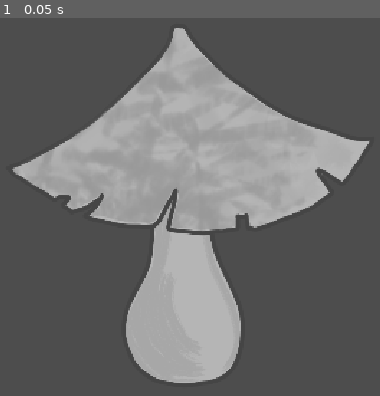
Above: before the commit, frame 1.
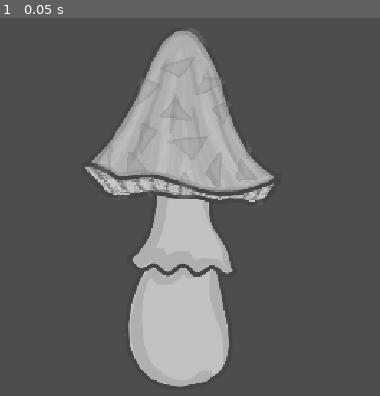
Above: after the commit, the same moment.

Repository: Spinatlasagnyey/KeepCookingAndNobodyExplodes
Game: Godot game, scene res://Components/Pilz/pilz.tscn
Two runs of this game, one before a commit and one after it. Both use one fixed random seed, a clock stepped at 60 frames per second and the inputs below. This scene is started directly instead of the project's main scene.
Inputs:
- Up to frame 1 (0.05 s): no input

The runs differ from the first frame. In frame 1, 20% of the frame differs, in the area x 3-98%, y 2-98%.
Error before the commit: Invalid access to property or key 'texture' on a base object of type 'Nil'. (res://Components/Pilz/mushroom_manager.gd:12)

Commit message:
Caps und masks

Diff:
--- /dev/null
+++ b/Components/Bonfire/bonfire.tscn
@@ -0,0 +1,15 @@
+[gd_scene format=3 uid="uid://yu1xd0ob2x1w"]
+
+[ext_resource type="PackedScene" uid="uid://cp7kutsvoblvk" path="res://Assets/3D-Objects/Bonfire.fbx" id="1_t7ogg"]
+
+[sub_resource type="ParticleProcessMaterial" id="ParticleProcessMaterial_2jq0j"]
+initial_velocity_max = 194.23999
+gravity = Vector3(0, 9.8, 0)
+
+[node name="Bonfire" type="Node3D" unique_id=1058289364]
+
+[node name="Bonfire" parent="." unique_id=970891308 instance=ExtResource("1_t7ogg")]
+
+[node name="GPUParticles3D" type="GPUParticles3D" parent="Bonfire" unique_id=167396214]
+transform = Transform3D(1, 0, 0, 0, 1, 0, 0, 0, 1, 0, 1.2028514, 0)
+process_material = SubResource("ParticleProcessMaterial_2jq0j")
--- /dev/null
+++ b/Components/Cooking/cooking_ui.tscn
@@ -0,0 +1,9 @@
+[gd_scene format=3 uid="uid://d85w6qfcrrc1"]
+
+[node name="CookingUI" type="Control" unique_id=1786990305]
+layout_mode = 3
+anchors_preset = 15
+anchor_right = 1.0
+anchor_bottom = 1.0
+grow_horizontal = 2
+grow_vertical = 2
--- a/Components/Pilz/mushroom_manager.gd
+++ b/Components/Pilz/mushroom_manager.gd
@@ -6,8 +6,12 @@
 @export var overlay: TextureRect
 
 func _ready() -> void:
+	roll_mushroom()
+
+func roll_mushroom():
 	mushroom.set_merkmale(Game.cap_merkmale.pick_random(), Game.stem_merkmale.pick_random(), Game.mask_merkmale.pick_random())
 	cap.texture = mushroom.cap.texture
 	stem.texture = mushroom.stem.texture
 	overlay.texture = mushroom.mask.texture
-	overlay.material.set("shader_paramater/mask_sampler",Vector3(1,1,1));
+	var shader := overlay.material as ShaderMaterial
+	shader.set_shader_parameter("mask_sampler", mushroom.cap.overlay_texture)
--- a/Components/Pilz/pilz.tscn
+++ b/Components/Pilz/pilz.tscn
@@ -3,8 +3,8 @@
 [ext_resource type="Script" uid="uid://cqek1u1ixks30" path="res://Components/Pilz/mushroom_manager.gd" id="1_ce3ud"]
 [ext_resource type="Shader" uid="uid://dwb8fem1hhjg0" path="res://Assets/Pilze/other_cap_mask.gdshader" id="2_51g6a"]
 [ext_resource type="Texture2D" uid="uid://dq471w2a1v013" path="res://Assets/Pilze/03_Stiel.png" id="2_e13tl"]
-[ext_resource type="Texture2D" uid="uid://sxiybaycxwtj" path="res://Assets/Pilze/01_Maske.png" id="3_7ib2n"]
 [ext_resource type="Texture2D" uid="uid://bxi07eukgcn3t" path="res://Assets/Pilze/06_Kappe.png" id="3_e13tl"]
+[ext_resource type="Texture2D" uid="uid://o1hcp7y4t057" path="res://Assets/Pilze/Maske_Dreiecke.png" id="5_e13tl"]
 
 [sub_resource type="ShaderMaterial" id="ShaderMaterial_2jq0j"]
 shader = ExtResource("2_51g6a")
@@ -58,4 +58,4 @@
 anchor_bottom = 1.0
 grow_horizontal = 2
 grow_vertical = 2
-texture = ExtResource("3_7ib2n")
+texture = ExtResource("5_e13tl")
--- /dev/null
+++ b/Logik/Globals/soup_manager.gd
@@ -0,0 +1,3 @@
+extends Node
+
+var soup
--- a/Logik/Pilze/Merkmale/Rescourcen/Cap1.tres
+++ b/Logik/Pilze/Merkmale/Rescourcen/Cap1.tres
@@ -5,6 +5,7 @@
 
 [resource]
 script = ExtResource("1_muu43")
+overlay_texture = ExtResource("2_xq5mv")
 id = 2
 part_name = "Cap1"
 texture = ExtResource("2_xq5mv")
--- a/Logik/Pilze/Merkmale/Rescourcen/Cap2.tres
+++ b/Logik/Pilze/Merkmale/Rescourcen/Cap2.tres
@@ -5,6 +5,7 @@
 
 [resource]
 script = ExtResource("1_28q7l")
+overlay_texture = ExtResource("2_205qg")
 part_name = "Cap2"
 texture = ExtResource("2_205qg")
 metadata/_custom_type_script = "uid://bn764nd3m7133"
--- a/Logik/Pilze/Merkmale/Rescourcen/Cap3.tres
+++ b/Logik/Pilze/Merkmale/Rescourcen/Cap3.tres
@@ -5,6 +5,7 @@
 
 [resource]
 script = ExtResource("1_jouf3")
+overlay_texture = ExtResource("2_204lr")
 part_name = "Cap3"
 texture = ExtResource("2_204lr")
 metadata/_custom_type_script = "uid://bn764nd3m7133"
--- a/Logik/Pilze/Merkmale/Rescourcen/Cap4.tres
+++ b/Logik/Pilze/Merkmale/Rescourcen/Cap4.tres
@@ -5,6 +5,7 @@
 
 [resource]
 script = ExtResource("1_dx308")
+overlay_texture = ExtResource("2_agfts")
 part_name = "Cap4"
 texture = ExtResource("2_agfts")
 metadata/_custom_type_script = "uid://bn764nd3m7133"
--- a/Logik/Pilze/Merkmale/Rescourcen/Cap5.tres
+++ b/Logik/Pilze/Merkmale/Rescourcen/Cap5.tres
@@ -5,6 +5,7 @@
 
 [resource]
 script = ExtResource("1_vu6a4")
+overlay_texture = ExtResource("2_fojd8")
 part_name = "Cap5"
 texture = ExtResource("2_fojd8")
 metadata/_custom_type_script = "uid://bn764nd3m7133"
--- a/Logik/Pilze/Merkmale/Rescourcen/Cap6.tres
+++ b/Logik/Pilze/Merkmale/Rescourcen/Cap6.tres
@@ -5,6 +5,7 @@
 
 [resource]
 script = ExtResource("1_sgaw6")
+overlay_texture = ExtResource("2_ostdo")
 part_name = "Cap6"
 texture = ExtResource("2_ostdo")
 metadata/_custom_type_script = "uid://bn764nd3m7133"
--- a/Logik/Pilze/Merkmale/Rescourcen/Mask1.tres
+++ b/Logik/Pilze/Merkmale/Rescourcen/Mask1.tres
@@ -1,9 +1,10 @@
 [gd_resource type="Resource" script_class="MaskMerkmal" format=3 uid="uid://cxlpjypriii8h"]
 
 [ext_resource type="Script" uid="uid://eiogryy68g2j" path="res://Logik/Pilze/Merkmale/mask_merkmal.gd" id="1_6ae08"]
-[ext_resource type="Texture2D" uid="uid://sxiybaycxwtj" path="res://Assets/Pilze/01_Maske.png" id="2_fukte"]
+[ext_resource type="Texture2D" uid="uid://o1hcp7y4t057" path="res://Assets/Pilze/Maske_Dreiecke.png" id="2_fukte"]
 
 [resource]
 script = ExtResource("1_6ae08")
+part_name = "Mask1"
 texture = ExtResource("2_fukte")
 metadata/_custom_type_script = "uid://eiogryy68g2j"
--- a/Logik/Pilze/Merkmale/Rescourcen/Mask2.tres
+++ b/Logik/Pilze/Merkmale/Rescourcen/Mask2.tres
@@ -1,7 +1,10 @@
 [gd_resource type="Resource" script_class="MaskMerkmal" format=3 uid="uid://b6fvkfygyvxp"]
 
 [ext_resource type="Script" uid="uid://eiogryy68g2j" path="res://Logik/Pilze/Merkmale/mask_merkmal.gd" id="1_7be0o"]
+[ext_resource type="Texture2D" uid="uid://ck530b1ormr0n" path="res://Assets/Pilze/Maske_Sichel.png" id="2_gi2j0"]
 
 [resource]
 script = ExtResource("1_7be0o")
+part_name = "Mask2"
+texture = ExtResource("2_gi2j0")
 metadata/_custom_type_script = "uid://eiogryy68g2j"
--- /dev/null
+++ b/Logik/Pilze/Merkmale/Rescourcen/Mask3.tres
@@ -0,0 +1,10 @@
+[gd_resource type="Resource" script_class="MaskMerkmal" format=3 uid="uid://b3sruc501nun2"]
+
+[ext_resource type="Script" uid="uid://eiogryy68g2j" path="res://Logik/Pilze/Merkmale/mask_merkmal.gd" id="1_6ysf1"]
+[ext_resource type="Texture2D" uid="uid://bm4ula1wxtrpt" path="res://Assets/Pilze/Maske_Spirale.png" id="2_ef5q6"]
+
+[resource]
+script = ExtResource("1_6ysf1")
+part_name = "Mask3"
+texture = ExtResource("2_ef5q6")
+metadata/_custom_type_script = "uid://eiogryy68g2j"
--- a/Logik/Pilze/Merkmale/cap_merkmal.gd
+++ b/Logik/Pilze/Merkmale/cap_merkmal.gd
@@ -1,2 +1,4 @@
 class_name CapMerkmal
 extends Merkmal
+
+@export var overlay_texture: Texture2D
--- a/project.godot
+++ b/project.godot
@@ -19,6 +19,7 @@
 
 EventManager="*uid://bkp1wgkkil8ej"
 Game="*uid://0jet45mj1721"
+SoupManager="*uid://bb25cqxiyjvxn"
 
 [display]
 
Binary file added: Assets/3D-Objects/Bonfire.fbx
Not shown, added: Assets/3D-Objects/Bonfire.fbx.import
Binary file added: Assets/3D-Objects/Bonfire_0.png
Not shown, added: Assets/3D-Objects/Bonfire_0.png.import
Not shown, added: Logik/Globals/soup_manager.gd.uid
